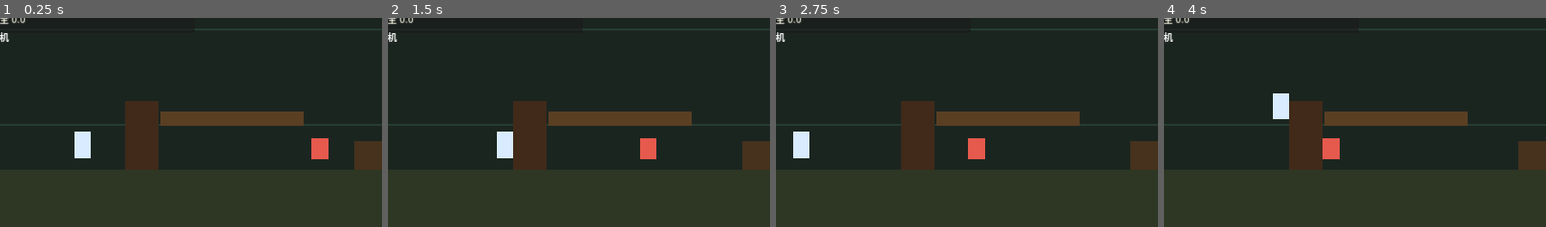
Above: before the commit, frames 1-4 (left to right).
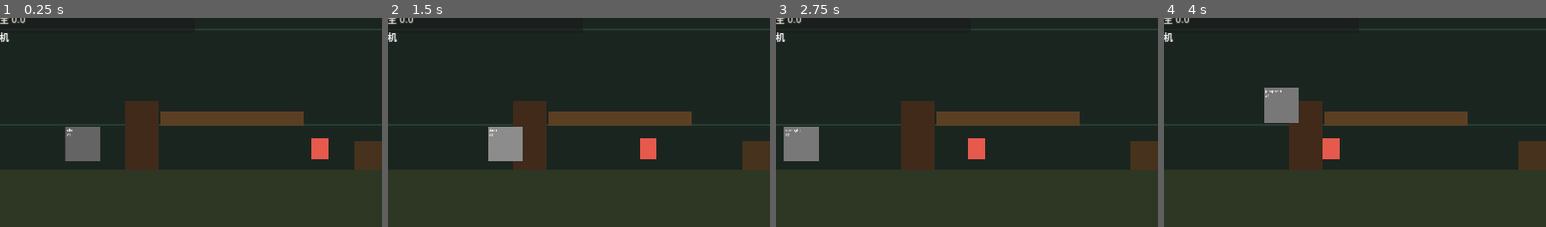
Above: after the commit, the same moments.

Repository: OutsiderK/BG
Game: Godot game, scene res://game/scenes/main/Main.tscn
Two runs of this game, one before a commit and one after it. Both use one fixed random seed, a clock stepped at 60 frames per second and the inputs below.
Inputs (mouse positions are % of the whole screen's width and height, from its top left):
- Up to frame 1 (0.25 s): no input
- Up to frame 2 (1.5 s): move the mouse to (72, 43) at 0.52 s; hold D (move_right) from 0.53 s (still down); click (72, 43) at 0.6 s; tap W (move_up) at 0.77 s; tap Space (dash) at 0.8, 1.35 s; move the mouse to (30, 54) at 1.27 s
- Up to frame 3 (2.75 s): tap W (move_up) at 1.52 s; tap 1 (unfold) at 1.55 s; move the mouse to (60, 26) at 2.02 s; release D (move_right) at 2.03 s; hold A (move_left) from 2.03 s (still down); hold 1 (unfold) from 2.03 s (still down); click (60, 26) at 2.3 s
- Up to frame 4 (4 s): move the mouse to (45, 69) at 2.77 s; release A (move_left) at 2.78 s; release 1 (unfold) at 2.78 s; hold D (move_right) from 2.78 s (still down); click (45, 69) at 2.85 s; tap W (move_up) at 3.02, 3.77 s; tap Space (dash) at 3.05, 3.6 s; move the mouse to (80, 64) at 3.52 s; hold 1 (unfold) from 3.53 s (still down)
The pictures show only the part of the screen within x 6-56%, y 34-84%; the shares and areas given below are measured in that part.

The runs differ from the first frame. In frame 1, 1.5% of the frame differs, in the area x 17-27%, y 52-69%; in frame 2, 1.5%; in frame 3, 1.5%; in frame 4, 1.5%.

Commit message:
feat: 接入AnimatedActor动画探针

Diff:
--- a/game/scenes/player/Player.tscn
+++ b/game/scenes/player/Player.tscn
@@ -1,7 +1,8 @@
-[gd_scene load_steps=4 format=3 uid="uid://bg_player"]
+[gd_scene load_steps=5 format=3 uid="uid://bg_player"]
 
 [ext_resource type="Script" path="res://game/scripts/player/player_controller.gd" id="1_player_script"]
 [ext_resource type="PackedScene" path="res://game/scenes/combat/SwordAttack.tscn" id="2_sword_attack"]
+[ext_resource type="Script" path="res://game/scripts/actors/animated_actor.gd" id="3_animated_actor"]
 
 [sub_resource type="CapsuleShape2D" id="CapsuleShape2D_player"]
 radius = 14.0
@@ -14,10 +15,18 @@
 shape = SubResource("CapsuleShape2D_player")
 
 [node name="ColorRect" type="ColorRect" parent="."]
+visible = false
 offset_left = -14.0
 offset_top = -44.0
 offset_right = 14.0
 offset_bottom = 0.0
 color = Color(0.85, 0.92, 1, 1)
 
+[node name="AnimatedActor" type="Node2D" parent="."]
+position = Vector2(0, -24)
+scale = Vector2(0.58, 0.58)
+script = ExtResource("3_animated_actor")
+
+[node name="Sprite" type="AnimatedSprite2D" parent="AnimatedActor"]
+
 [node name="SwordAttack" parent="." instance=ExtResource("2_sword_attack")]
--- /dev/null
+++ b/game/scripts/actors/animated_actor.gd
@@ -0,0 +1,185 @@
+extends Node2D
+class_name AnimatedActor
+
+signal hit_start(payload: Dictionary)
+signal hit_end(payload: Dictionary)
+signal spawn_fx(name: StringName, position: Vector2)
+signal footstep()
+signal recoverable()
+signal anim_finished(name: StringName)
+
+const DEFAULT_ATTACK_EVENTS := {
+	&"sword-attack-1": {
+		2: [&"hit_start", &"spawn_fx"],
+		4: [&"hit_end", &"recoverable"],
+	},
+	&"sword-attack-2": {
+		2: [&"hit_start", &"spawn_fx"],
+		4: [&"hit_end", &"recoverable"],
+	},
+}
+
+@export var sprite_frames: SpriteFrames
+@export_file("*.png") var atlas_path := "res://game/art/sprites/player_saint/spritesheet.png"
+@export_file("*.json") var manifest_path := "res://game/art/sprites/player_saint/manifest.json"
+@export var default_state := &"idle"
+@export var action_prefixes: Array[StringName] = [&"sword-attack"]
+@export var weapon_socket_offset := Vector2(28.0, -28.0)
+
+@onready var sprite: AnimatedSprite2D = get_node_or_null("Sprite") as AnimatedSprite2D
+
+var facing_direction := 1
+var current_action := &""
+var recovery_window := false
+
+func _ready() -> void:
+	_ensure_sprite()
+	if sprite_frames == null:
+		sprite_frames = _build_sprite_frames_from_manifest()
+	if sprite_frames != null:
+		sprite.sprite_frames = sprite_frames
+	if sprite.sprite_frames != null and sprite.sprite_frames.has_animation(default_state):
+		sprite.play(default_state)
+	else:
+		_ensure_fallback_visual()
+	sprite.frame_changed.connect(_on_frame_changed)
+	sprite.animation_finished.connect(_on_animation_finished)
+
+func play_state(state_name: StringName) -> void:
+	_ensure_sprite()
+	if is_action_playing():
+		return
+	var resolved := _resolve_state(state_name)
+	if not _can_play(resolved):
+		return
+	if sprite.animation == resolved and sprite.is_playing():
+		return
+	current_action = &""
+	recovery_window = false
+	sprite.play(resolved)
+
+func play_attack(attack_name: StringName) -> void:
+	_ensure_sprite()
+	var resolved := _resolve_state(attack_name)
+	if not _can_play(resolved):
+		return
+	current_action = resolved
+	recovery_window = false
+	sprite.play(resolved)
+	_on_frame_changed()
+
+func set_facing(direction: int) -> void:
+	if direction == 0:
+		return
+	facing_direction = 1 if direction > 0 else -1
+	scale.x = absf(scale.x) * float(facing_direction)
+
+func get_weapon_socket_global() -> Vector2:
+	var local_socket := Vector2(weapon_socket_offset.x * float(facing_direction), weapon_socket_offset.y)
+	return to_global(local_socket)
+
+func is_in_recovery_window() -> bool:
+	return recovery_window
+
+func is_action_playing() -> bool:
+	return current_action != &"" and sprite != null and sprite.is_playing()
+
+func _ensure_sprite() -> void:
+	if sprite != null:
+		return
+	sprite = AnimatedSprite2D.new()
+	sprite.name = "Sprite"
+	sprite.centered = true
+	add_child(sprite)
+
+func _ensure_fallback_visual() -> void:
+	if get_node_or_null("FallbackVisual") != null:
+		return
+	var fallback := ColorRect.new()
+	fallback.name = "FallbackVisual"
+	fallback.offset_left = -14.0
+	fallback.offset_top = -44.0
+	fallback.offset_right = 14.0
+	fallback.offset_bottom = 0.0
+	fallback.color = Color(0.85, 0.92, 1.0, 1.0)
+	add_child(fallback)
+
+func _build_sprite_frames_from_manifest() -> SpriteFrames:
+	if not FileAccess.file_exists(atlas_path) or not FileAccess.file_exists(manifest_path):
+		return null
+	var image := Image.load_from_file(atlas_path)
+	if image == null or image.is_empty():
+		return null
+	var atlas_texture := ImageTexture.create_from_image(image)
+	var manifest_text := FileAccess.get_file_as_string(manifest_path)
+	var manifest = JSON.parse_string(manifest_text)
+	if not (manifest is Dictionary):
+		return null
+	var frames := SpriteFrames.new()
+	if frames.has_animation(&"default"):
+		frames.remove_animation(&"default")
+	var cell_size: Array = manifest.get("cell_size", [128, 128])
+	var cell_w := int(cell_size[0])
+	var cell_h := int(cell_size[1])
+	var base_fps := float(manifest.get("frame_rate", 12))
+	for row in manifest.get("rows", []):
+		if not (row is Dictionary):
+			continue
+		var animation_name := StringName(row.get("name", ""))
+		if String(animation_name).is_empty():
+			continue
+		frames.add_animation(animation_name)
+		var row_fps := 24.0 if animation_name in [&"dash", &"sword-attack-1", &"sword-attack-2"] else base_fps
+		frames.set_animation_speed(animation_name, row_fps)
+		frames.set_animation_loop(animation_name, animation_name in [&"idle", &"run-right", &"run-left", &"fall", &"unfold-loop"])
+		var atlas_row := int(row.get("atlas_row", 0))
+		var frame_count := int(row.get("frame_count", 0))
+		for col in range(frame_count):
+			var frame_texture := AtlasTexture.new()
+			frame_texture.atlas = atlas_texture
+			frame_texture.region = Rect2(col * cell_w, atlas_row * cell_h, cell_w, cell_h)
+			frames.add_frame(animation_name, frame_texture)
+	return frames
+
+func _resolve_state(state_name: StringName) -> StringName:
+	if state_name == &"run":
+		return &"run-right" if facing_direction >= 0 else &"run-left"
+	return state_name
+
+func _can_play(animation_name: StringName) -> bool:
+	return sprite != null and sprite.sprite_frames != null and sprite.sprite_frames.has_animation(animation_name)
+
+func _on_frame_changed() -> void:
+	if sprite == null or current_action == &"":
+		return
+	var action_events: Dictionary = DEFAULT_ATTACK_EVENTS.get(current_action, {})
+	var events: Array = action_events.get(sprite.frame, [])
+	for event_name in events:
+		_emit_event(event_name)
+
+func _emit_event(event_name: StringName) -> void:
+	var payload := {
+		"animation": current_action,
+		"frame": sprite.frame,
+		"facing": facing_direction,
+	}
+	match event_name:
+		&"hit_start":
+			hit_start.emit(payload)
+		&"hit_end":
+			hit_end.emit(payload)
+		&"spawn_fx":
+			spawn_fx.emit(&"sword_arc", get_weapon_socket_global())
+		&"footstep":
+			footstep.emit()
+		&"recoverable":
+			recovery_window = true
+			recoverable.emit()
+
+func _on_animation_finished() -> void:
+	var finished := current_action if current_action != &"" else sprite.animation
+	current_action = &""
+	recovery_window = false
+	anim_finished.emit(finished)
+	if _can_play(default_state):
+		sprite.play(default_state)
--- a/game/scripts/player/player_controller.gd
+++ b/game/scripts/player/player_controller.gd
@@ -28,7 +28,9 @@
 var dash_direction := Vector2.RIGHT
 var dead := false
 @onready var sword_attack: Node = get_node_or_null("SwordAttack")
-@onready var player_visual: ColorRect = get_node_or_null("ColorRect") as ColorRect
+@onready var animated_actor: Node = get_node_or_null("AnimatedActor")
+@onready var legacy_visual: ColorRect = get_node_or_null("ColorRect") as ColorRect
+@onready var player_visual: CanvasItem = _find_player_visual()
 
 var _base_visual_color := Color(0.85, 0.92, 1.0, 1.0)
 var _blocked_unfold_on_death := false
@@ -40,7 +42,7 @@
 	dash_charges = max_dash_charges
 	RunState.set_health(hp, max_hp)
 	if player_visual != null:
-		_base_visual_color = player_visual.color
+		_base_visual_color = player_visual.modulate
 	UnfoldManager.unfold_started.connect(_on_unfold_started)
 	UnfoldManager.unfold_ended.connect(_on_unfold_ended)
 
@@ -65,6 +67,7 @@
 	else:
 		_process_vertical(delta)
 	_process_dash()
+	_update_actor_animation()
 	move_and_slide()
 
 func _exit_tree() -> void:
@@ -88,6 +91,7 @@
 	dash_remaining = 0.0
 	dash_invulnerable_remaining = 0.0
 	velocity = Vector2.ZERO
+	_play_actor_state(&"death")
 
 func _process_unfolded(_delta: float) -> void:
 	motion_mode = MOTION_MODE_FLOATING
@@ -125,7 +129,9 @@
 		return
 	if sword_attack == null or not sword_attack.has_method("try_attack"):
 		return
-	sword_attack.call("try_attack", facing, self)
+	var did_attack: bool = sword_attack.call("try_attack", facing, self)
+	if did_attack:
+		_play_actor_attack(&"sword-attack-1")
 
 func _get_dash_direction() -> Vector2:
 	if UnfoldManager.is_unfolded():
@@ -211,19 +217,66 @@
 	UnfoldManager.set_gameplay_blocked(true)
 	_blocked_unfold_on_death = true
 	_update_damage_visual()
+	_play_actor_state(&"death")
 	died.emit()
 
 func _update_damage_visual() -> void:
 	if player_visual == null:
 		return
 	if dead:
-		player_visual.color = death_tint
+		_set_visual_color(death_tint)
 		return
 	if hit_invulnerable_remaining > 0.0:
 		var flash_on := int(floor(hit_invulnerable_remaining / hurt_flash_interval)) % 2 == 0
 		if flash_on:
-			player_visual.color = hurt_flash_color
+			_set_visual_color(hurt_flash_color)
 		else:
-			player_visual.color = Color(_base_visual_color.r, _base_visual_color.g, _base_visual_color.b, 0.45)
-		return
-	player_visual.color = _base_visual_color
+			_set_visual_color(Color(_base_visual_color.r, _base_visual_color.g, _base_visual_color.b, 0.45))
+		return
+	_set_visual_color(_base_visual_color)
+
+func _find_player_visual() -> CanvasItem:
+	var actor := get_node_or_null("AnimatedActor") as CanvasItem
+	if actor != null:
+		return actor
+	return get_node_or_null("ColorRect") as CanvasItem
+
+func _set_visual_color(color: Color) -> void:
+	if player_visual != null:
+		player_visual.modulate = color
+	if legacy_visual != null:
+		legacy_visual.color = color
+
+func _play_actor_state(state_name: StringName) -> void:
+	if animated_actor == null or not animated_actor.has_method("play_state"):
+		return
+	animated_actor.call("play_state", state_name)
+
+func _play_actor_attack(attack_name: StringName) -> void:
+	if animated_actor == null or not animated_actor.has_method("play_attack"):
+		return
+	animated_actor.call("play_attack", attack_name)
+
+func _update_actor_animation() -> void:
+	if animated_actor == null:
+		return
+	if animated_actor.has_method("set_facing") and absf(facing.x) > 0.001:
+		animated_actor.call("set_facing", int(signf(facing.x)))
+	if animated_actor.has_method("is_action_playing") and animated_actor.call("is_action_playing"):
+		return
+	if dead:
+		_play_actor_state(&"death")
+		return
+	if dash_remaining > 0.0:
+		_play_actor_state(&"dash")
+		return
+	if UnfoldManager.is_unfolded():
+		_play_actor_state(&"unfold-loop")
+		return
+	if not is_on_floor():
+		_play_actor_state(&"jump-start" if velocity.y < 0.0 else &"fall")
+		return
+	if absf(velocity.x) > 1.0:
+		_play_actor_state(&"run")
+		return
+	_play_actor_state(&"idle")
--- /dev/null
+++ b/tools/godot/animated_actor_smoke.gd
@@ -0,0 +1,82 @@
+extends SceneTree
+
+const ACTOR_SCRIPT := preload("res://game/scripts/actors/animated_actor.gd")
+
+var _failures: Array[String] = []
+var _hit_start_count := 0
+var _hit_end_count := 0
+var _spawn_fx_count := 0
+var _recoverable_count := 0
+
+func _initialize() -> void:
+	call_deferred("_run")
+
+func _run() -> void:
+	var actor := ACTOR_SCRIPT.new()
+	root.add_child(actor)
+	await process_frame
+
+	_assert(actor.sprite != null, "AnimatedActor creates or finds an AnimatedSprite2D.")
+	_assert(actor.sprite.sprite_frames != null, "AnimatedActor builds player SpriteFrames.")
+	_assert(actor.sprite.sprite_frames.has_animation(&"idle"), "SpriteFrames contains idle.")
+	_assert(actor.sprite.sprite_frames.has_animation(&"sword-attack-1"), "SpriteFrames contains sword attack.")
+
+	actor.hit_start.connect(func(_payload: Dictionary) -> void:
+		_hit_start_count += 1
+	)
+	actor.hit_end.connect(func(_payload: Dictionary) -> void:
+		_hit_end_count += 1
+	)
+	actor.spawn_fx.connect(func(_name: StringName, _position: Vector2) -> void:
+		_spawn_fx_count += 1
+	)
+	actor.recoverable.connect(func() -> void:
+		_recoverable_count += 1
+	)
+
+	actor.set_facing(-1)
+	_assert(actor.facing_direction == -1, "set_facing stores left facing.")
+	_assert(actor.scale.x < 0.0, "set_facing mirrors the actor root.")
+
+	actor.play_state(&"run")
+	await process_frame
+	_assert(actor.sprite.animation == &"run-left", "play_state(run) resolves left-facing run.")
+
+	actor.set_facing(1)
+	actor.play_state(&"run")
+	await process_frame
+	_assert(actor.sprite.animation == &"run-right", "play_state(run) resolves right-facing run.")
+
+	actor.play_attack(&"sword-attack-1")
+	await process_frame
+	actor.sprite.frame = 2
+	await process_frame
+	_assert(_hit_start_count == 1, "Attack frame 2 emits hit_start.")
+	_assert(_spawn_fx_count == 1, "Attack frame 2 emits spawn_fx.")
+
+	actor.sprite.frame = 4
+	await process_frame
+	_assert(_hit_end_count == 1, "Attack frame 4 emits hit_end.")
+	_assert(_recoverable_count == 1, "Attack frame 4 emits recoverable.")
+	_assert(actor.is_in_recovery_window(), "Recoverable event opens recovery window.")
+
+	root.remove_child(actor)
+	actor.queue_free()
+	await process_frame
+	_finish()
+
+func _assert(condition: bool, message: String) -> void:
+	if not condition:
+		_fail(message)
+
+func _fail(message: String) -> void:
+	_failures.append(message)
+	printerr(message)
+
+func _finish() -> void:
+	if not _failures.is_empty():
+		printerr("AnimatedActor smoke failed with %d failure(s)." % _failures.size())
+		quit(1)
+		return
+	print("AnimatedActor smoke passed.")
+	quit(0)
Not shown, changed: README.md
Not shown, changed: docs/art/animation_pipeline.md
Not shown, changed: docs/iterations/v0.3_art_weapon_vertical_slice.md
Not shown, changed: tools/art/README.md
